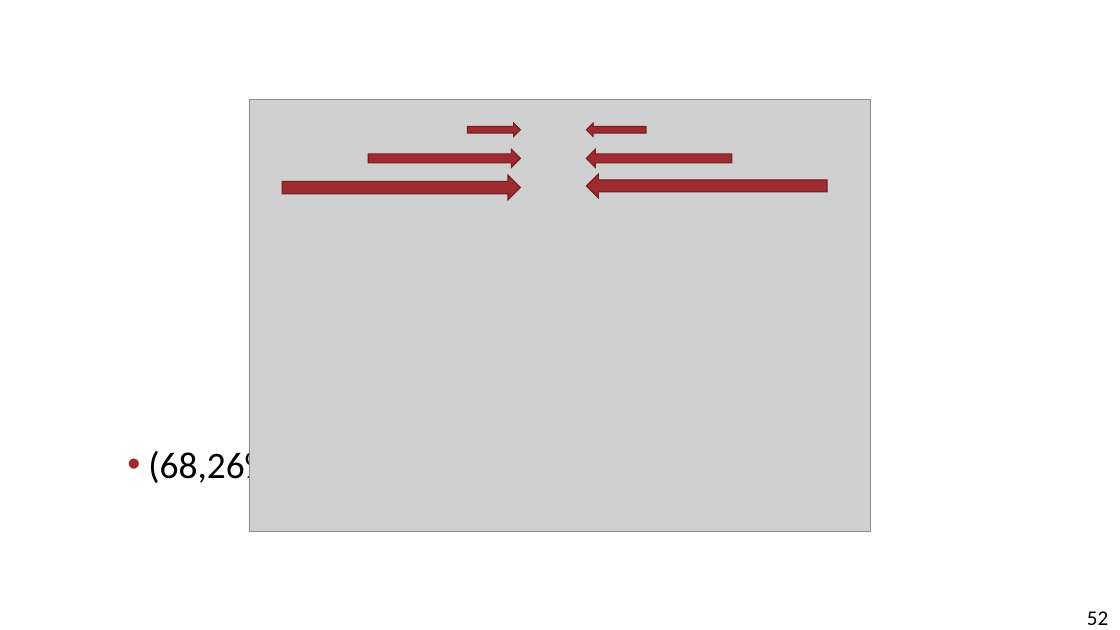
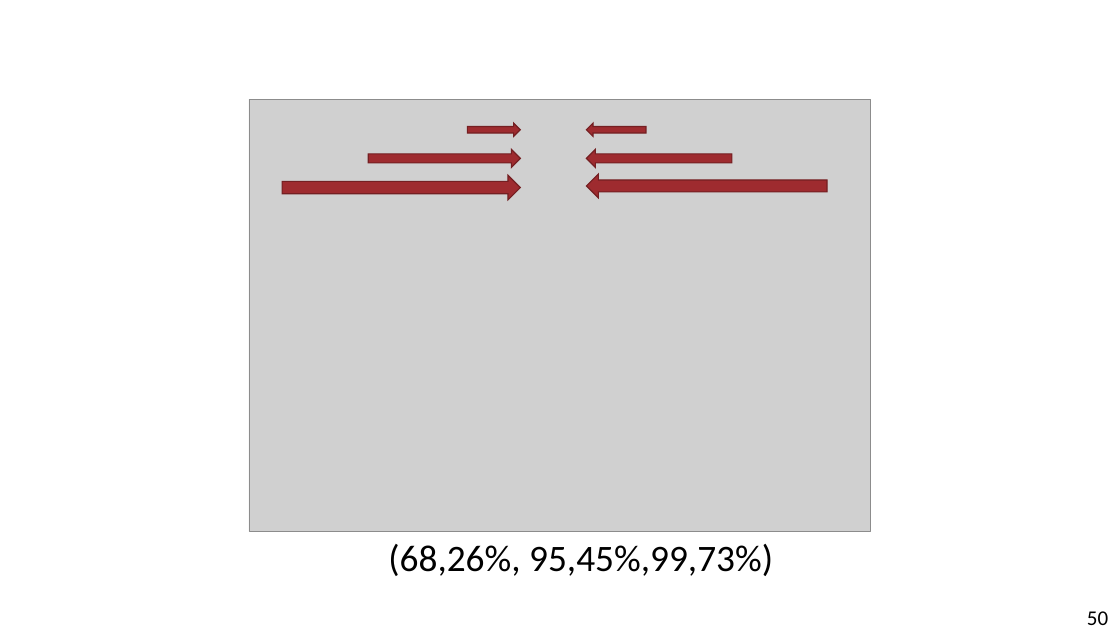
Before and after one commit to kocurvik/edu, a slide deck: slide 50 of RO/prednasky/p02.pptx (slide 52 before the commit). Drawn at 1120x630 pixels with LibreOffice and Linux fonts; fonts in the diff are those of the drawing; grey boxes stand for pictures. Boxes give left, top, right and bottom in pixels: in the first picture for what was removed or moved away, otherwise in the second. Text is boxed around its words. In the diff, an @@ line names an element or a change of style, - is before the commit and + after.

```diff
--- a/RO/prednasky/p02.pptx
+++ b/RO/prednasky/p02.pptx
@@ text "(68,26%, 95,45%,99,73%)" at box(388, 544, 773, 576): alignment left to centre; bullet • to none; line spacing 1 to 0.9 @@
@@ page number at box(1087, 611, 1108, 625): text changed @@
-52
+50
```
Also in this commit, not shown: 10 other slides changed, 2 slides removed.
